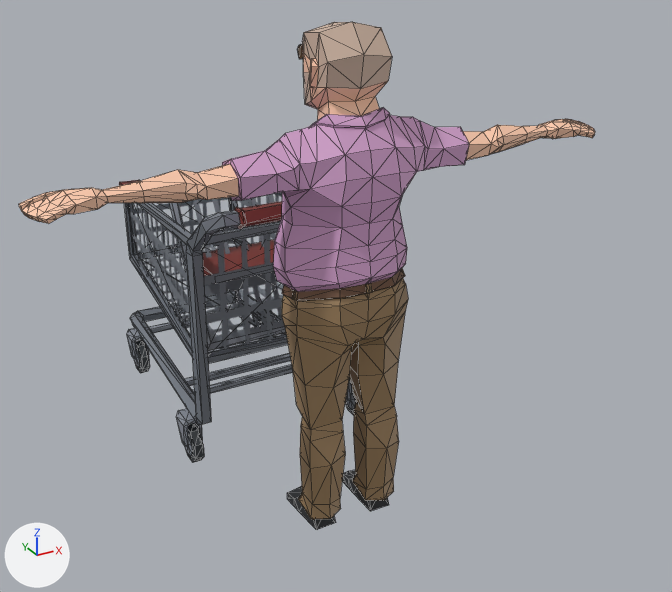
Two versions of the glTF model game-assets/models/shopping_cart.glb, one commit apart.
Both versions are drawn from a 50 mm camera at (-1.44, -2.57, 2.16) aimed at (0.19, 0.4, 0.67). The lights are fixed; the arrows at lower left show +X, +Y and +Z. Mesh edges are drawn as thin lines on the coarser meshes. Where no turn or scale is listed for an object, it has been applied to the vertices.

The first picture shows 'SK_Chr_Shopper_Male_01', 'SM_Prop_ShoppingCart_01'.
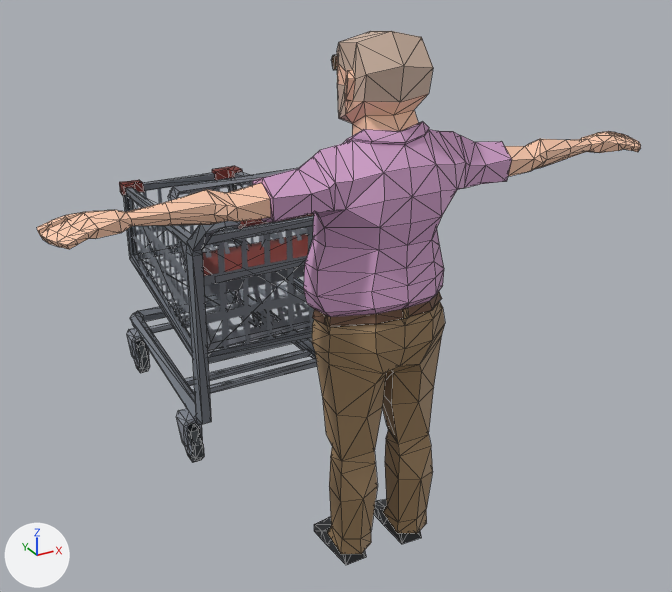
The newer file is also turned or shifted as a whole; pictures and numbers use the older file's frame.

Location of each change, [x1, y1, x2, y2] in pixels of the pictures (672 x 592 px):
'SM_Chr_Shopper_Male_01', added
    after: [37, 31, 641, 565]
'SK_Chr_Shopper_Male_01', deleted
    before: [19, 22, 595, 530]

Edits to the bpy script that builds the scene:
```text
Add me_mesh_006_1:
    me_mesh_006_1.from_pydata(...)  # 772 vertices, 1489 faces; spans x -1.02..1.02, y -0.19..0.22, z 0.0..1.79
    me_mesh_006_1.materials.append(mat_lambert330)  # picture img_polygonshops_texture_01_a
Remove ob_sk_chr_shopper_male_01:
    ob_sk_chr_shopper_male_01 = bpy.data.objects.new('SK_Chr_Shopper_Male_01', me_mesh_007)
    ob_sk_chr_shopper_male_01.location = (0.0, 0.0, 0.0)
Add ob_sm_chr_shopper_male_01:
    ob_sm_chr_shopper_male_01 = bpy.data.objects.new('SM_Chr_Shopper_Male_01', me_mesh_006_1)
    ob_sm_chr_shopper_male_01.location = (0.0, -0.226, 0.0)
```
